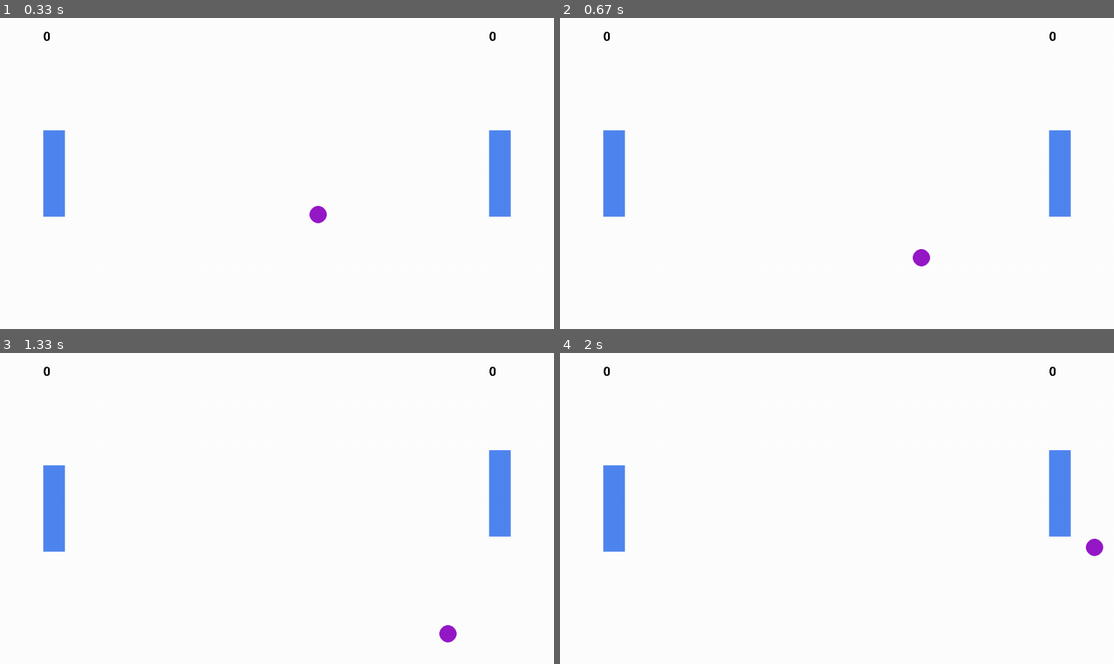
Above: before the commit, frames 1-4 (two rows, left to right).
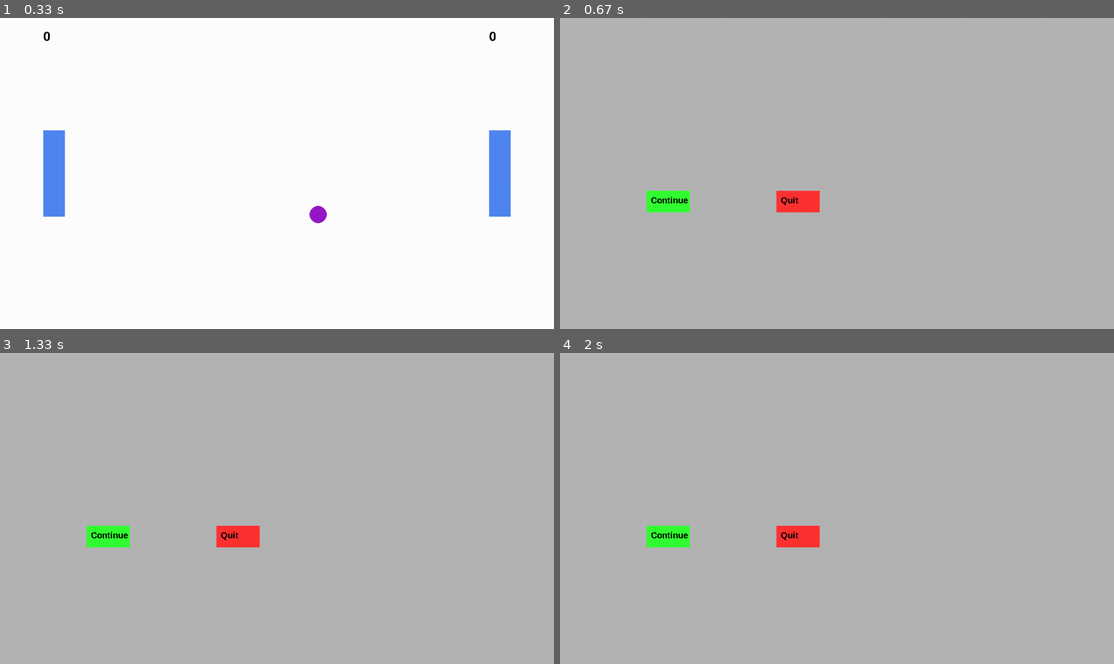
Above: after the commit, the same moments.

Repository: djpeach/pygamer8
Game: pygame game, started from examples/p3/main.py
The game is run twice, just before and just after one commit, with the same random seed, the same clock (stepped at 60 frames per second) and the same inputs.
Inputs:
- Up to frame 1 (0.33 s): no input
- Up to frame 2 (0.67 s): tap / at 0.33 s
- Up to frame 3 (1.33 s): tap I at 0.73, 1.03 s; tap K at 0.82 s
- Up to frame 4 (2 s): no input

Frame 1 is identical in both runs. In frame 2, 100% of the frame differs, in the area x 0-100%, y 0-100%; in frame 3, 100%; in frame 4, 100%.

Commit message:
fixed menus not getting added

Diff:
--- a/examples/p3/Pong.py
+++ b/examples/p3/Pong.py
@@ -20,7 +20,7 @@
         self.add_menus()
         self.add_players()
         self.game_over_screen = GameOverMenu(self.window, self)
-        self.menus = [self.game_over_screen]
+        self.menus.append(self.game_over_screen)
 
     def update(self):
         if self.ball.scored:
